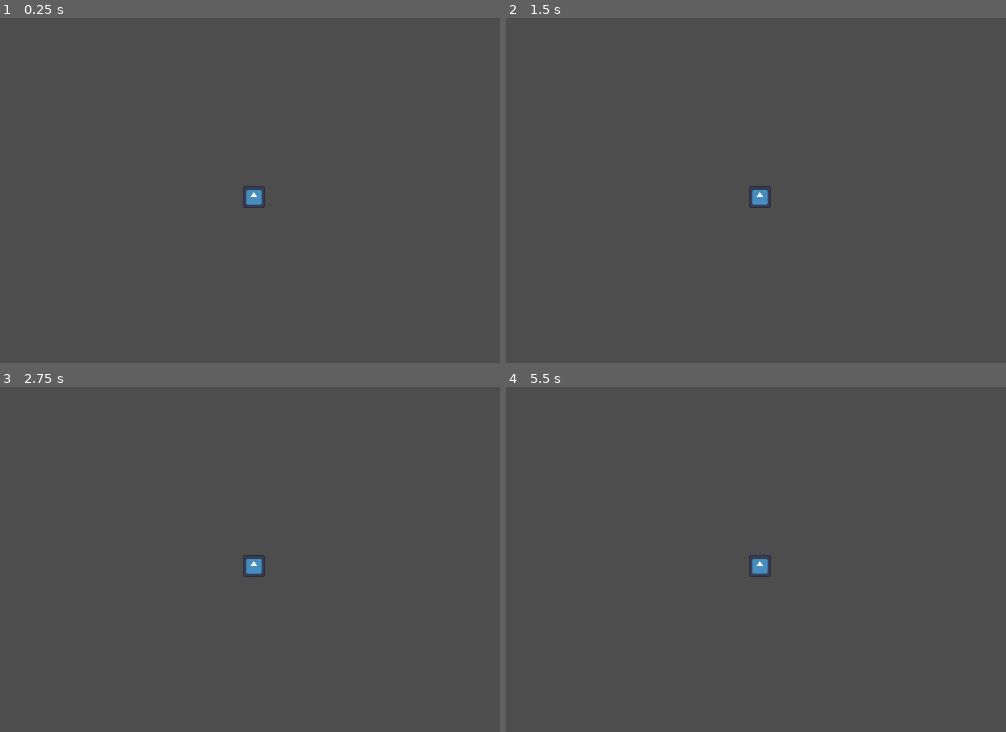
Above: before the commit, frames 1-4 (two rows, left to right).
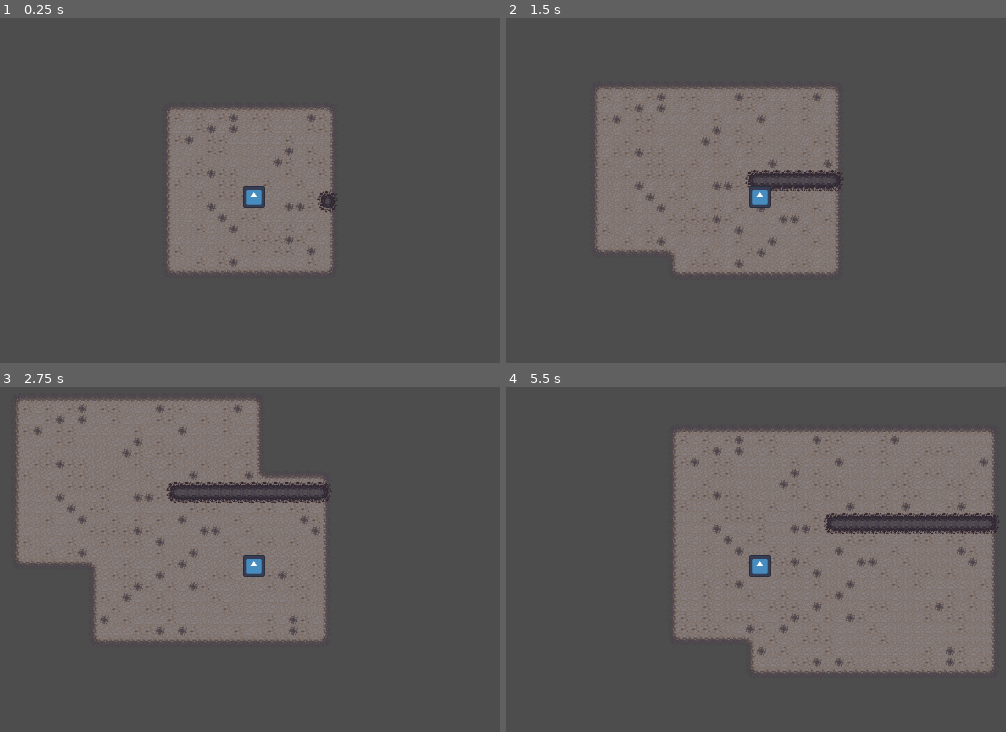
Above: after the commit, the same moments.

Repository: nbala123/2D-Terrain-Generator
Game: Godot game, scene res://world.tscn
Same seed, same stepped clock (60 frames per second), same inputs: the game is played once before the commit and once after it. The engine's default icon, where the game draws it, is replaced by a stand-in: a white triangle on a blue panel in a dark square.
Inputs:
- Up to frame 1 (0.25 s): no input
- Up to frame 2 (1.5 s): tap Enter at 0.5 s; hold Right (ui_right) 0.53-1.28 s; hold Down (ui_down) from 1.28 s (still down)
- Up to frame 3 (2.75 s): release Down (ui_down) at 2.03 s; hold Right (ui_right) from 2.03 s (still down)
- Up to frame 4 (5.5 s): release Right (ui_right) at 2.78 s; hold Up (ui_up) 2.78-3.53 s; hold Left (ui_left) 3.53-5.03 s; hold Down (ui_down) from 5.03 s (still down)

The runs differ from the first frame. In frame 1, 15% of the frame differs, in the area x 33-68%, y 25-75%; in frame 2, 24%; in frame 3, 34%; in frame 4, 41%, in the area x 33-99%, y 12-83%.

Commit message:
Generation update

Diff:
--- a/Scripts/World.gd
+++ b/Scripts/World.gd
@@ -10,15 +10,16 @@
 var terrain = []
 var terrain_local : Array
 
-@onready var window_size = get_window().size/32 * 1.5
+@onready var window_size = Vector2i(16, 16)#get_window().size/32 * 1.5
 @onready var map = $TileMap
 @onready var player = $Player
 
 # Called when the node enters the scene tree for the first time.
 func _ready():
-	wetness.set_seed(TEST_SEED); wetness.set_domain_warp_enabled(true); wetness.set_domain_warp_amplitude(5.0); wetness.set_noise_type(FastNoiseLite.TYPE_VALUE )
-	temperature.set_seed(TEST_SEED + 1); temperature.set_domain_warp_enabled(true); temperature.set_domain_warp_amplitude(10.0); temperature.set_noise_type(FastNoiseLite.TYPE_VALUE)
+	#wetness.set_seed(TEST_SEED); wetness.set_domain_warp_enabled(true); wetness.set_domain_warp_amplitude(5.0); wetness.set_noise_type(FastNoiseLite.TYPE_VALUE )
+	#temperature.set_seed(TEST_SEED + 1); temperature.set_domain_warp_enabled(true); temperature.set_domain_warp_amplitude(10.0); temperature.set_noise_type(FastNoiseLite.TYPE_VALUE)
 	height.set_seed(TEST_SEED + 2); height.set_domain_warp_enabled(true); height.set_domain_warp_amplitude(20.0); height.set_noise_type(FastNoiseLite.TYPE_VALUE)
+	seed(1)
 	for item in grounds:
 		terrain.append([])
 		map.add_layer(-1)
@@ -30,23 +31,23 @@
 
 func generate_chunk(pos):
 	var tile_pos = map.local_to_map(pos)
-	var terrain_local = terrain
-
-
+	terrain_local = [[], [], [], [], [], [], []]
+	print(terrain_local[0])
 	for x in range(window_size.x):
 		for y in range(window_size.y):
 			var tile = Vector2i(tile_pos.x - window_size.x/2 + x, tile_pos.y - window_size.y/2 + y)
 			if map.get_cell_source_id(0, tile) == -1:
+				print('ran')
 				var tile_wet = clamp(wetness.get_noise_2dv(tile) * 10 + 5, 0, 10)
 				var tile_temp = clamp(temperature.get_noise_2dv(tile) * 10 + 5, 0, 10)
 				var tile_height = clamp(height.get_noise_2dv(tile) * 10 + 5, 0, 10)
-
 				select_ground(tile, tile_height)
 				#map.set_cell(0, tile, 0, select_biome(tile_wet, tile_temp, tile_height))
 	for x in range(len(terrain_local)):
 		map.set_cells_terrain_connect(x, terrain_local[x], 0, x)
 
 func select_ground(tile, tile_height):
+	print(len(terrain_local))
 	for x in range(len(terrain_local)):
-		if 10/len(terrain_local) * x+1 < tile_height:
+		if tile_height >= 10/len(terrain_local) * x+1:
 			terrain_local[x].append(tile)
--- a/world.tscn
+++ b/world.tscn
@@ -1058,11 +1058,9 @@
 0:6/0/terrain_set = 0
 0:6/0/terrain = 0
 0:6/0/terrains_peering_bit/right_side = 0
-0:6/0/terrains_peering_bit/bottom_right_corner = 0
 0:6/0/terrains_peering_bit/bottom_side = 0
 0:6/0/terrains_peering_bit/bottom_left_corner = 0
 0:6/0/terrains_peering_bit/left_side = 0
-0:6/0/terrains_peering_bit/top_left_corner = 0
 0:6/0/terrains_peering_bit/top_side = 0
 0:6/0/terrains_peering_bit/top_right_corner = 0
 1:6/0 = 0
